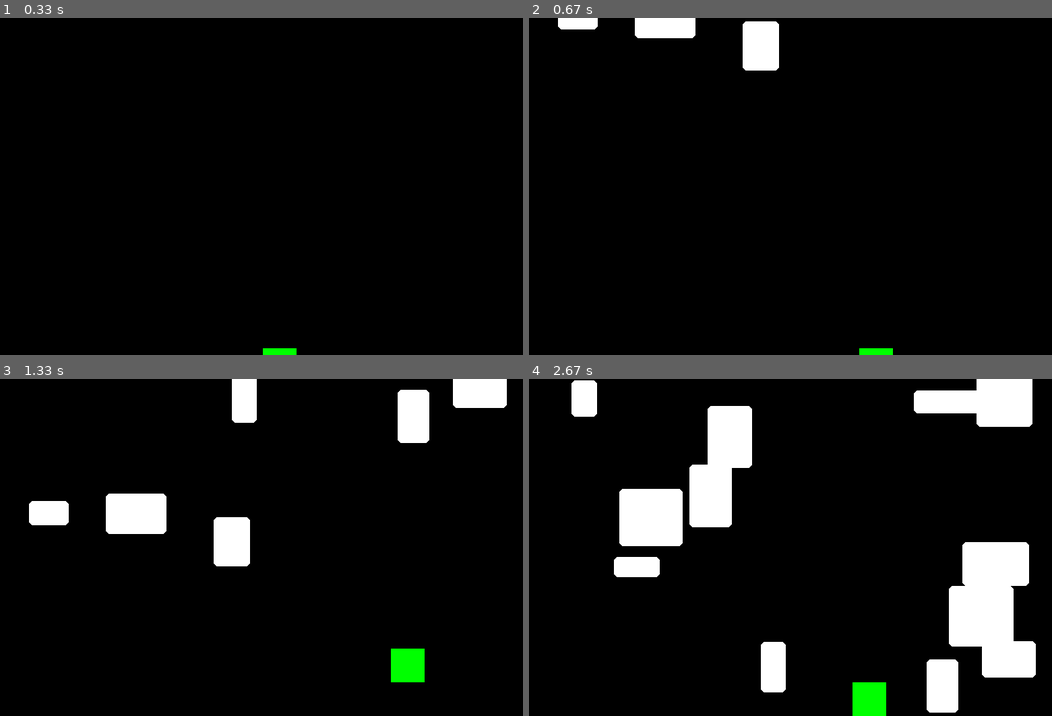
Above: before the commit, frames 1-4 (two rows, left to right).
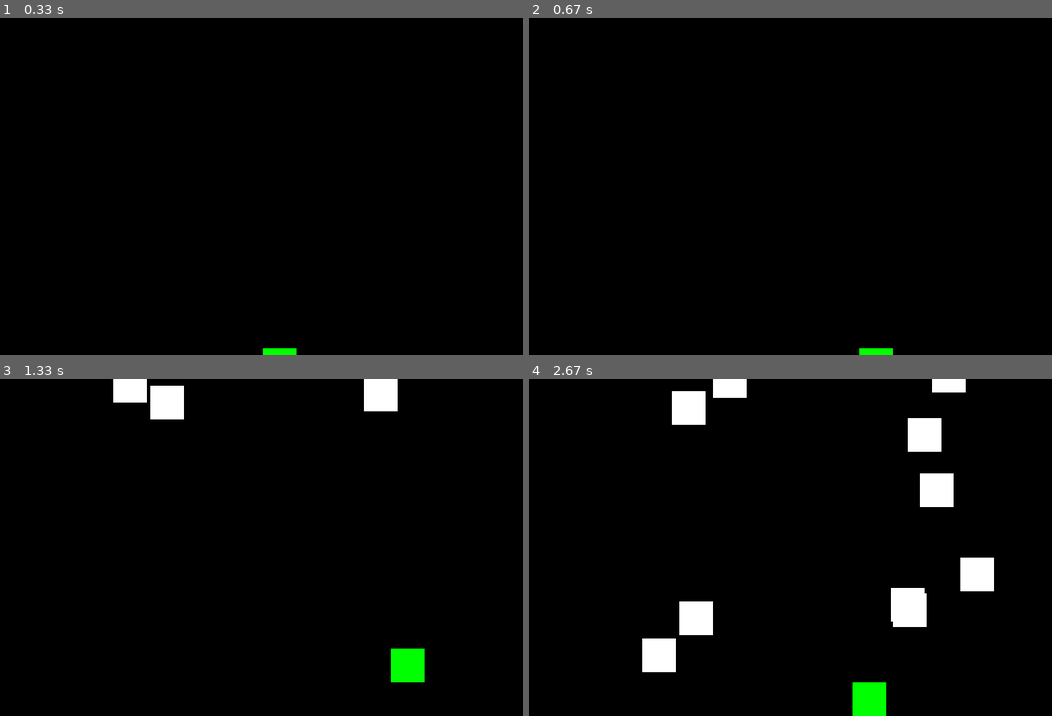
Above: after the commit, the same moments.

Repository: KXCVZNMX/Coding-Club
Game: pygame game, started from main.py
The game is run twice, just before and just after one commit, with the same random seed, the same clock (stepped at 60 frames per second) and the same inputs.
Inputs:
- Up to frame 1 (0.33 s): no input
- Up to frame 2 (0.67 s): hold Right from 0.33 s (still down)
- Up to frame 3 (1.33 s): release Right at 0.8 s; hold Up 0.83-1.13 s; hold Right from 1.17 s (still down)
- Up to frame 4 (2.67 s): release Right at 1.63 s; hold Left 1.67-2.2 s; hold Down 2.23-2.53 s; hold Left from 2.57 s (still down)

Frame 1 is identical in both runs. In frame 2, 1.9% of the frame differs, in the area x 5-48%, y 0-16%; in frame 3, 7.1%; in frame 4, 19%, in the area x 8-97%, y 0-99%.

Commit message:
Update: Finished the game, could add more, like a score counter, etc. Refactored the objects class to be a group.

Diff:
--- a/app.py
+++ /dev/null
@@ -1,91 +0,0 @@
-import random
-import pygame
-from pygame.locals import *
-
-WHITE = (255, 255, 255)
-GREEN = (0, 255, 0)
-
-class App:
-    def __init__(self):
-        self._running = True
-        self._display_surface = None
-        self.size = (self.width, self.height) = (800, 500)
-        self.window = pygame.display.set_mode(self.size)
-        self.background_color = (0, 0, 0)
-        self.game_over = False #is the game over?
-        self.pos = [400, 490]
-        self.speed = 5
-        self.rect_size = (self.rect_width, self.rect_height) = (50, 50)
-
-    def is_running(self) -> bool:
-        return self._running
-
-    def stop_running(self):
-        self._running = False
-
-class Object:
-    def __init__(self, width: int, height: int, posx: int, posy: int, speed: int):
-        self.rect_size = (self.rect_width, self.rect_height) = (width, height)
-        self.color = (255, 255, 255)
-        self.speed = speed
-        self.pos = [posx, posy]
-
-    def update(self):
-        self.pos[1] += self.speed
-
-    def draw(self, surface):
-        pygame.draw.rect(surface, self.color, (self.pos[0], self.pos[1], self.rect_width, self.rect_height), border_radius=6)
-
-    def is_out(self, app: App) -> bool:
-        return self.pos[1] > app.height + self.rect_height
-
-def generate_object(app: App) -> Object:
-    width = random.randint(30, 100)
-    height = random.randint(30, 100)
-    x = random.randint(0, app.width - width)
-    y = -height - random.randint(0, 200)
-    speed = 5
-    return Object(width, height, x, y, speed)
-
-def run(app: App) -> None:
-    pygame.init()
-    pygame.display.set_caption('App')
-
-    falling_rects = []
-
-    clock = pygame.time.Clock()
-
-    while app.is_running():
-        for event in pygame.event.get():
-            if event.type == QUIT or (event.type == KEYDOWN and event.key == K_ESCAPE):
-                app.stop_running()
-
-        keys = pygame.key.get_pressed()
-
-        for rect in falling_rects:
-            rect.update()
-
-        falling_rects = [rect for rect in falling_rects if not rect.is_out(app)]
-
-        if random.random() < 0.075:
-            falling_rects.append(generate_object(app))
-
-        if keys[K_LEFT]:
-            app.pos[0] = max(0, app.pos[0] - app.speed)
-        if keys[K_RIGHT]:
-            app.pos[0] = min(app.width - app.rect_width, app.pos[0] + app.speed)
-        if keys[K_UP]:
-            app.pos[1] = max(0, app.pos[1] - app.speed)
-        if keys[K_DOWN]:
-            app.pos[1] = min(app.height - app.rect_height, app.pos[1] + app.speed)
-
-        app.window.fill(app.background_color)
-
-        for rect in falling_rects:
-            rect.draw(app.window)
-
-        pygame.draw.rect(app.window, GREEN, (app.pos[0], app.pos[1], app.rect_width, app.rect_height))
-
-        pygame.display.flip()
-
-        clock.tick(60)
--- /dev/null
+++ b/classes.py
@@ -0,0 +1,37 @@
+import pygame
+
+class App:
+    def __init__(self):
+        self._running = True
+        self._display_surface = None
+        self.size = (self.width, self.height) = (800, 500)
+        self.window = pygame.display.set_mode(self.size)
+        self.background_color = (0, 0, 0)
+        self.game_over = False  #is the game over?
+        self.pos = [400, 490]
+        self.speed = 5
+        self.rect_size = (self.rect_width, self.rect_height) = (50, 50)
+        self.centre = (self.centre_x, self.centre_y) = (self.pos[0] + self.rect_width / 2, self.pos[1] + self.rect_height / 2)
+
+    def is_running(self) -> bool:
+        return self._running
+
+    def stop_running(self):
+        self._running = False
+
+    def update_centre(self):
+        self.centre = (self.pos[0] + self.rect_width / 2, self.pos[1] + self.rect_height / 2)
+
+
+class Block(pygame.sprite.Sprite):
+    def __init__(self, x, y, w, h, color, speed):
+        super().__init__()
+        self.image = pygame.Surface((w, h))
+        self.image.fill(color)
+        self.rect = self.image.get_rect(topleft=(x, y))
+        self.speed = speed
+
+    def update(self):
+        self.rect.y += self.speed
+        if self.rect.top > pygame.display.get_surface().get_height():
+            self.kill()
--- /dev/null
+++ b/logic.py
@@ -0,0 +1,98 @@
+import random
+from pygame.locals import *
+from classes import *
+
+pygame.init()
+
+pygame.display.set_caption('App')
+
+WHITE = (255, 255, 255)
+GREEN = (0, 255, 0)
+BLACK = (0, 0, 0)
+
+FONT = pygame.font.SysFont("Arial", 36)
+SMALL_FONT = pygame.font.SysFont("Arial", 24)
+
+
+def render_end_screen(app: App):
+    while True:
+        app.window.fill(BLACK)
+
+        # Render messages
+        title = FONT.render("Game Over", True, WHITE)
+        restart_msg = SMALL_FONT.render("Press R to Restart", True, WHITE)
+        quit_msg = SMALL_FONT.render("Press Q or ESC to Quit", True, WHITE)
+
+        # Position messages
+        app.window.blit(title, title.get_rect(center=(640 // 2, 480 // 2 - 60)))
+        app.window.blit(restart_msg, restart_msg.get_rect(center=(640 // 2, 480 // 2)))
+        app.window.blit(quit_msg, quit_msg.get_rect(center=(640 // 2, 480 // 2 + 40)))
+
+        pygame.display.flip()
+
+        for event in pygame.event.get():
+            if event.type == pygame.QUIT:
+                pygame.quit()
+            elif event.type == pygame.KEYDOWN:
+                if event.key == pygame.K_r:
+                    app.game_over = False
+                    return
+                elif event.key == pygame.K_q or event.key == pygame.K_ESCAPE:
+                    pygame.quit()
+
+
+def run(app):
+    blocks = pygame.sprite.Group()
+    clock = pygame.time.Clock()
+    spawn_chance = 0.075
+
+    while app.is_running():
+        if app.game_over:
+            render_end_screen(app)
+
+            blocks.empty()
+            app.pos = [400, 490]
+            app.update_centre()
+            continue
+
+
+        for ev in pygame.event.get():
+            if ev.type == QUIT or (ev.type == KEYDOWN and ev.key == K_ESCAPE):
+                app.stop_running()
+
+        keys = pygame.key.get_pressed()
+
+
+        if random.random() < spawn_chance:
+            x = random.randrange(0, app.width - app.rect_width)
+            blocks.add(Block(x, -app.rect_height,
+                             app.rect_width, app.rect_height,
+                             WHITE, random.randrange(app.speed - 1, app.speed + 1)))
+
+
+        if keys[K_LEFT]:
+            app.pos[0] = max(0, app.pos[0] - app.speed)
+        if keys[K_RIGHT]:
+            app.pos[0] = min(app.width - app.rect_width, app.pos[0] + app.speed)
+        if keys[K_UP]:
+            app.pos[1] = max(0, app.pos[1] - app.speed)
+        if keys[K_DOWN]:
+            app.pos[1] = min(app.height - app.rect_height, app.pos[1] + app.speed)
+
+
+        blocks.update()
+
+
+        win = app.window
+        win.fill(app.background_color)
+        app.update_centre()
+        blocks.draw(win)
+        pygame.draw.rect(win, GREEN, (*app.pos, app.rect_width, app.rect_height))
+        pygame.display.flip()
+
+
+        player_rect = pygame.Rect(*app.pos, app.rect_width, app.rect_height)
+        if blocks and any(sprite.rect.colliderect(player_rect) for sprite in blocks):
+            app.game_over = True
+
+        clock.tick(60)
--- a/main.py
+++ b/main.py
@@ -1,8 +1,7 @@
-from app import *
+from logic import *
 
 def main():
-    app = App()
-    run(app)
+    run(App())
 
 if __name__ == '__main__':
     main()
Not shown, changed: .gitignore
